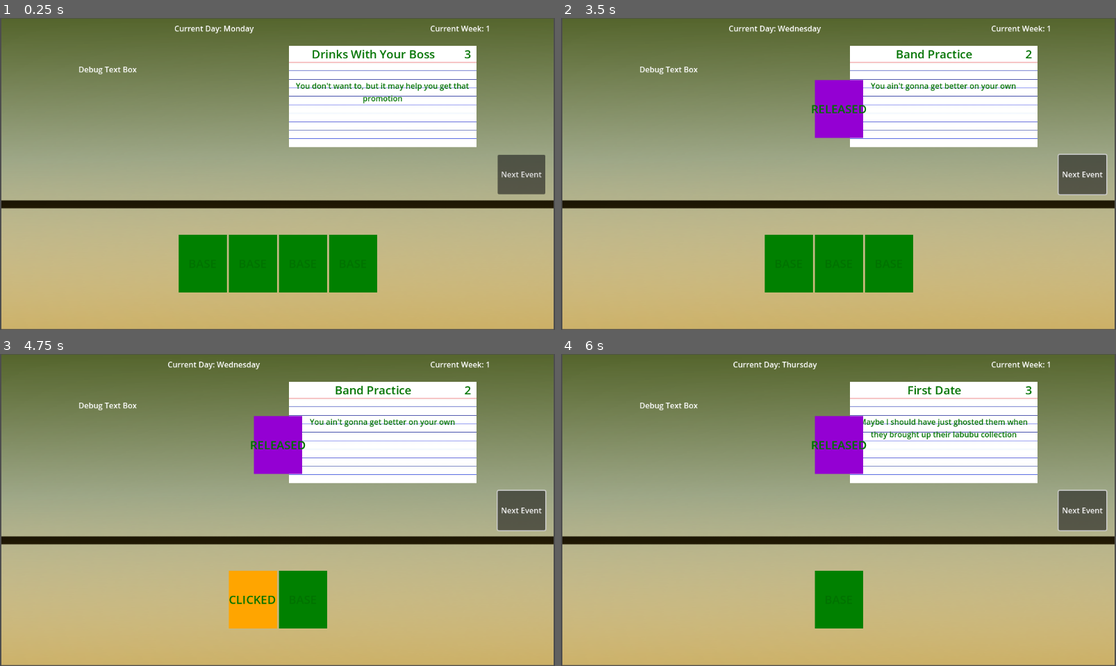
Above: before the commit, frames 1-4 (two rows, left to right).
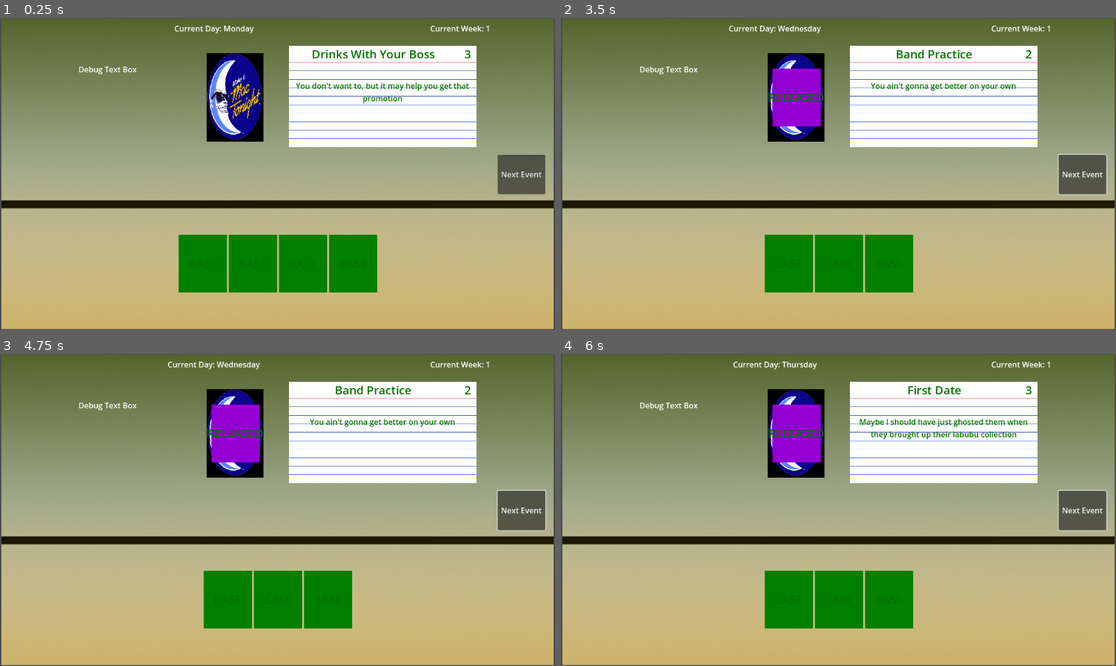
Above: after the commit, the same moments.

Repository: ConstantinBalan/excuse-me
Game: Godot game, scene res://Main Scenes/Apartment/apartment.tscn
Two runs of this game, one before a commit and one after it. Both use one fixed random seed, a clock stepped at 60 frames per second and the inputs below.
Inputs (mouse positions are in pixels of both pictures, inside the frame that each line leads up to):
- Up to frame 1 (0.25 s): no input
- Up to frame 2 (3.5 s): click "Next Event" at 0.5 s; click "Next Event" at 1.25 s; click "Next Event" at 2 s; tap Enter at 2.75 s; drag from (760, 264) to (838, 108) at 2.77 s
- Up to frame 3 (4.75 s): drag from (227, 600) to (277, 444) at 3.52 s; move the mouse to (249, 600) at 4.27 s; hold Right mouse button (right_mouse) from 4.28 s (still down); click (249, 600) at 4.55 s
- Up to frame 4 (6 s): release Right mouse button (right_mouse) at 5 s; tap Space at 5 s; drag from (866, 600) to (838, 444) at 5.02 s; drag from (838, 444) to (838, 600) at 5.77 s

The runs differ from the first frame. In frame 1, 3.0% of the frame differs, in the area x 37-48%, y 11-40%; in frame 2, 4.1%; in frame 3, 7.5%, in the area x 36-64%, y 11-88%; in frame 4, 7.4%.

Commit message:
CardDropArea Functionality
added "card_drop_area.gd" for CardDropArea Card tracking.

One CardUI can be placed within CardDropArea. Card can be clicked to return back to Hand. If new card is placed over existing card, replace it within CardDropArea.

Diff:
--- a/Main Scenes/Apartment/apartment.tscn
+++ b/Main Scenes/Apartment/apartment.tscn
@@ -1,8 +1,10 @@
-[gd_scene load_steps=11 format=3 uid="uid://1lkvdd4df0p3"]
+[gd_scene load_steps=13 format=3 uid="uid://1lkvdd4df0p3"]
 
 [ext_resource type="Script" uid="uid://csd1anqre5c5y" path="res://game_objects/day_manager/day_manager.gd" id="1_a83q5"]
 [ext_resource type="Texture2D" uid="uid://ssd1xa30atqh" path="res://assets/Apartment.png" id="1_s7ihx"]
 [ext_resource type="PackedScene" uid="uid://dplixbn470yd7" path="res://hand_root.tscn" id="2_rhhlq"]
+[ext_resource type="Texture2D" uid="uid://fbc23f0vnl8d" path="res://assets/BigMac_Tonight.jpg" id="3_4odn2"]
+[ext_resource type="Script" uid="uid://52psbp3aqel3" path="res://game_objects/card_drop_area/card_drop_area.gd" id="3_urk8b"]
 [ext_resource type="PackedScene" uid="uid://c21huh347s2ug" path="res://game_objects/card/card_ui.tscn" id="3_xuagx"]
 [ext_resource type="Resource" uid="uid://cwwxiff6d7dgx" path="res://Resources/Card Types/GrandmaDied.tres" id="4_aqiog"]
 [ext_resource type="Resource" uid="uid://dk6xa606gslde" path="res://Resources/Card Types/TheRuns.tres" id="5_v06vk"]
@@ -11,7 +13,7 @@
 [ext_resource type="PackedScene" uid="uid://dxxx2prbs8u6j" path="res://game_objects/event/event_ui.tscn" id="9_jhlk3"]
 
 [sub_resource type="RectangleShape2D" id="RectangleShape2D_s7ihx"]
-size = Vector2(1142, 377)
+size = Vector2(118, 184)
 
 [node name="Apartment" type="Node2D"]
 script = ExtResource("1_a83q5")
@@ -23,9 +25,15 @@
 
 [node name="CardDropArea" type="Area2D" parent="."]
 collision_layer = 2
+script = ExtResource("3_urk8b")
+
+[node name="Sprite2D" type="Sprite2D" parent="CardDropArea"]
+position = Vector2(487.99997, 165.00002)
+scale = Vector2(0.24380155, 0.38413367)
+texture = ExtResource("3_4odn2")
 
 [node name="CollisionShape2D" type="CollisionShape2D" parent="CardDropArea"]
-position = Vector2(576, 189)
+position = Vector2(487.99997, 165.00002)
 shape = SubResource("RectangleShape2D_s7ihx")
 
 [node name="UI" type="CanvasLayer" parent="." groups=["ui_layer"]]
--- a/game_objects/card/card.gd
+++ b/game_objects/card/card.gd
@@ -6,7 +6,7 @@
 @onready var card_color : ColorRect = $Color
 @onready var drop_point_detector: Area2D = $DropPointDetector
 @onready var card_state_machine: CardStateMachine = $CardStateMachine as CardStateMachine
-@onready var targets: Array[Node] = []
+@onready var drop_area: Area2D = null
 
 @export var card_data: CardStats
 
@@ -31,8 +31,7 @@
 	card_state_machine.on_mouse_exited()
 
 func _on_drop_point_detector_area_entered(area: Area2D) -> void:
-	if not targets.has(area):
-		targets.append(area)
+	drop_area = area
 
 func _on_drop_point_detector_area_exited(area: Area2D) -> void:
-	targets.erase(area)
+	drop_area = null
--- a/game_objects/card/card_states/card_released_state.gd
+++ b/game_objects/card/card_states/card_released_state.gd
@@ -8,11 +8,60 @@
 	card_ui.card_name.text = "RELEASED"
 	played = false
 
-	if not card_ui.targets.is_empty():
-		played = true
-		print("played card for", card_ui.targets)
+	if not card_ui.drop_area == null:
+		# Check if the drop area is a CardDropArea and if it can accept a card
+		if card_ui.drop_area is CardDropArea:
+			var drop_area_script = card_ui.drop_area as CardDropArea
 
-func on_input(_event: InputEvent) -> void:
+			# If there's already a card in the drop area, return it to BASE
+			if drop_area_script.has_card():
+				var existing_card = drop_area_script.get_placed_card()
+				if existing_card and existing_card != card_ui:
+					# Remove the existing card and return it to BASE state
+					print("Existing Card Name: ",existing_card.card_name)
+					print("Card_UI Card Name: ",card_ui.card_name)
+					drop_area_script.remove_card()
+					if existing_card.card_state_machine:
+						existing_card.card_state_machine.change_state(CardState.State.BASE)
+
+			# Try to place this card in the drop area
+			if drop_area_script.place_card(card_ui):
+				played = true
+				print("played card for", card_ui.drop_area)
+				# Center the card in the drop area
+				center_card_in_drop_area()
+			else:
+				# Failed to place, return to BASE
+				transition_requested.emit(self, CardState.State.BASE)
+		else:
+			# Not a CardDropArea, just play it
+			played = true
+			print("played card for", card_ui.drop_area)
+			center_card_in_drop_area()
+
+func exit() -> void:
+	# When leaving RELEASED state, remove card from drop area if it was placed
+	if played and card_ui.drop_area and card_ui.drop_area is CardDropArea:
+		var drop_area_script = card_ui.drop_area as CardDropArea
+		if drop_area_script.get_placed_card() == card_ui:
+			drop_area_script.remove_card()
+
+func center_card_in_drop_area() -> void:
+	if card_ui.drop_area:
+		# Get the center position of the drop area from its CollisionShape2D
+		var collision_shape = card_ui.drop_area.get_node("CollisionShape2D")
+		if collision_shape:
+			var drop_area_center = collision_shape.global_position
+			# Center the card by offsetting by half its size
+			var card_size = card_ui.size
+			card_ui.global_position = drop_area_center - (card_size / 2.0)
+
+func on_gui_input(event: InputEvent) -> void:
+	# Allow clicking the RELEASED card to return it to BASE state
+	if played and event.is_action_pressed("left_mouse"):
+		transition_requested.emit(self, CardState.State.BASE)
+
+func on_input(event: InputEvent) -> void:
 	if played:
 		return
 
--- a/game_objects/card/card_states/card_state_machine.gd
+++ b/game_objects/card/card_states/card_state_machine.gd
@@ -33,6 +33,18 @@
 	if current_state:
 		current_state.on_mouse_exited()
 
+func change_state(to: CardState.State) -> void:
+	"""Publicly accessible method to change state from external code."""
+	var new_state: CardState = states[to]
+	if not new_state:
+		return
+
+	if current_state:
+		current_state.exit()
+
+	new_state.enter()
+	current_state = new_state
+
 func _on_transition_requested(from: CardState, to: CardState.State) -> void:
 	if from != current_state:
 		return
--- /dev/null
+++ b/game_objects/card_drop_area/card_drop_area.gd
@@ -0,0 +1,38 @@
+class_name CardDropArea
+extends Area2D
+
+# Reference to the card currently placed in this drop area
+var placed_card: Card = null
+
+# Signal emitted when a card is placed or removed
+signal card_placed(card: Card)
+signal card_removed(card: Card)
+
+
+func place_card(card: Card) -> bool:
+	"""Attempts to place a card in this drop area. Returns true if successful."""
+	if placed_card != null:
+		# Already has a card, reject
+		return false
+
+	placed_card = card
+	card_placed.emit(card)
+	return true
+
+
+func remove_card() -> void:
+	"""Removes the currently placed card from this drop area."""
+	if placed_card != null:
+		var card = placed_card
+		placed_card = null
+		card_removed.emit(card)
+
+
+func has_card() -> bool:
+	"""Returns true if a card is currently placed in this drop area."""
+	return placed_card != null
+
+
+func get_placed_card() -> Card:
+	"""Returns the card currently placed in this drop area, or null if none."""
+	return placed_card
Binary file added: assets/BigMac_Tonight.jpg
Not shown, added: assets/BigMac_Tonight.jpg.import
Not shown, added: game_objects/card_drop_area/card_drop_area.gd.uid
Not shown, added: SETUP_INSTRUCTIONS.md
